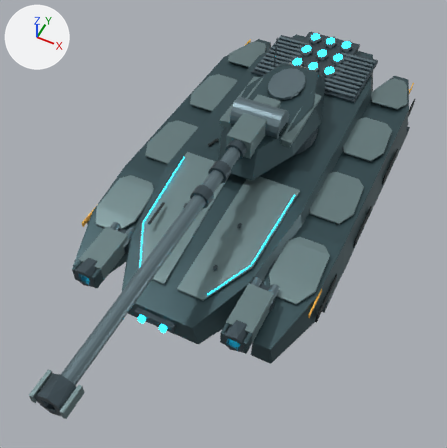
An edit to the glTF model assets/hover-tank/mork_hover_tank_low_d1.glb, drawn before and after from the same camera.
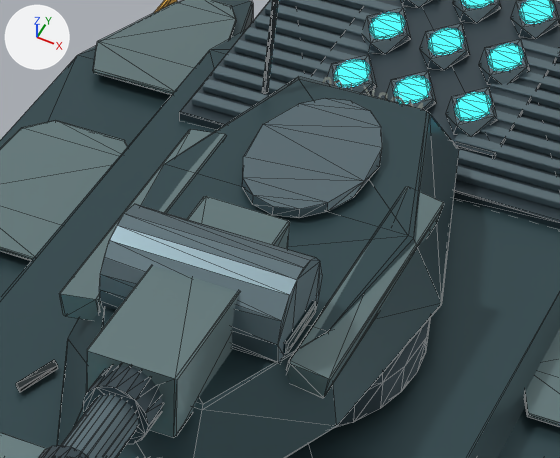
Each version is shown whole from a 50 mm camera at (4.29, -11.22, 11.44) aimed at (0.07, -2.77, 0.88), then close up on the part from 46% to 79% of the width and 9% to 37% of the height. Lighting does not change. The marker at upper left points along +X, +Y and +Z. The older version's two pictures come first. The close-ups show mesh edges as thin lines. Where no turn or scale is listed for an object, it has been applied to the vertices.

The scene before the commit, as lines of its bpy script (objects in view):
```python
me_cube_412 = bpy.data.meshes.new('Cube.412')
me_cube_412.from_pydata(...)  # 34 vertices, 60 faces; spans x -0.15..1.66, y -0.97..0.97, z -0.11..0.11
me_cube_412.materials.append(mat_mork_edge_armor___slate)  # greyish cyan #799093
me_cylinder_228 = bpy.data.meshes.new('Cylinder.228')
me_cylinder_228.from_pydata(...)  # 28 vertices, 52 faces; spans x -0.121..0.121, y -0.188..0.188, z -0.033..0.034
me_cylinder_228.materials.append(mat_lift_field___cyan)  # cyan #21ddff, glowing cyan #21ddff
me_magazine_lens_surround_045 = bpy.data.meshes.new('Magazine lens surround.045')
me_magazine_lens_surround_045.from_pydata(...)  # 17 vertices, 34 faces; spans x -0.183..0.183, y -0.276..0.276, z -0.045..0.045
me_magazine_lens_surround_045.materials.append(mat_structural_frame___blue_steel)  # greyish cyan #6f848b
ob_magazine_lens_surround_017 = bpy.data.objects.new('Magazine lens surround.017', me_magazine_lens_surround_045)
ob_magazine_lens_surround_017.parent = ob_ammo_port_08
ob_magazine_lens_surround_017.location = (0.0, 0.0, 0.0)
ob_magazine_status_lens_017 = bpy.data.objects.new('Magazine status lens.017', me_cylinder_228)
ob_magazine_status_lens_017.parent = ob_ammo_port_light_08
ob_magazine_status_lens_017.location = (0.0, 0.0, 0.015)
ob_turret_cheek_armor_002 = bpy.data.objects.new('Turret cheek armor.002', me_cube_412)
ob_turret_cheek_armor_002.location = (-0.756, -0.08, 2.234)
# also in view: 'Lean turret wedge.001' at (0.0, 0.05, 2.07); 'Magazine lens surround.009' at (-0.47, 2.83, 1.66); 'Armored hover nacelle.003' at (2.15, -0.38, 0.75); 'Magazine status lens.014' at (0.47, 3.53, 1.68); 'Magazine status lens.012' at (-0.47, 3.53, 1.68)
```
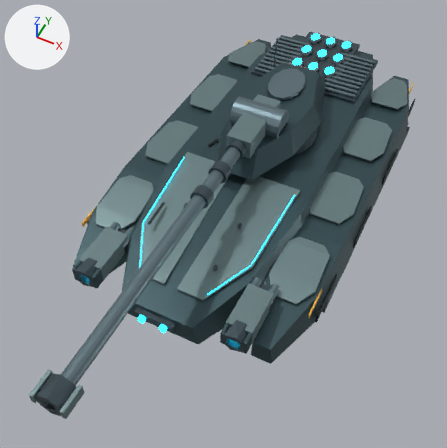
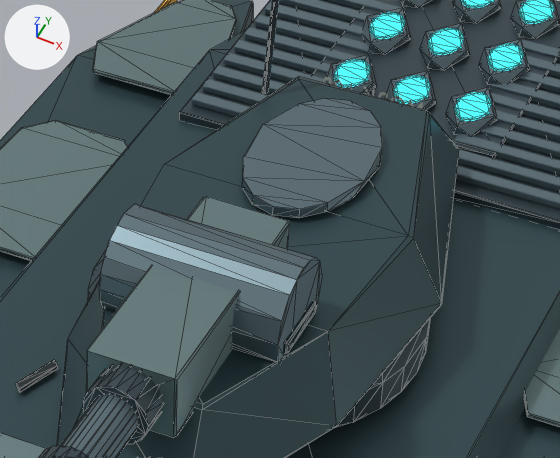
Location of each change, [x1, y1, x2, y2] in pixels of the close-ups (560 x 458 px):
'Turret cheek armor.002', deleted
    before: [59, 129, 444, 398]

Diff of the bpy script that builds the scene:
```diff
--- a/assets/hover-tank/mork_hover_tank_low_d1.glb.py
+++ b/assets/hover-tank/mork_hover_tank_low_d1.glb.py
@@ ob_turret_cheek_armor_002 @@
-ob_turret_cheek_armor_002 = bpy.data.objects.new('Turret cheek armor.002', me_cube_412)
-ob_turret_cheek_armor_002.location = (-0.756, -0.08, 2.234)
```
